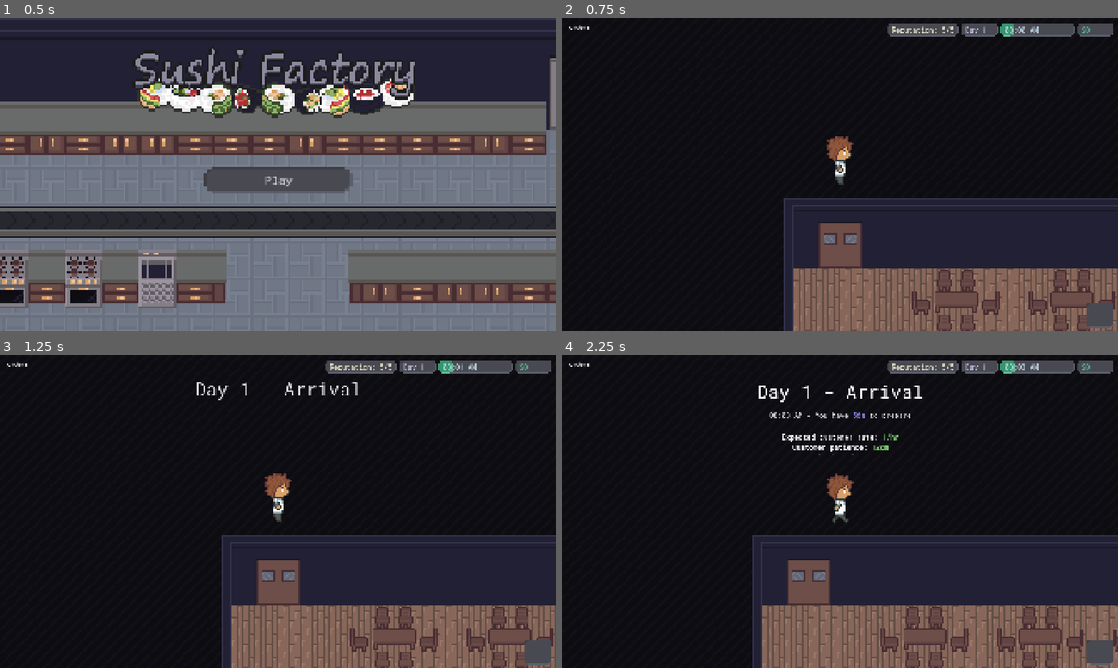
Above: before the commit, frames 1-4 (two rows, left to right).
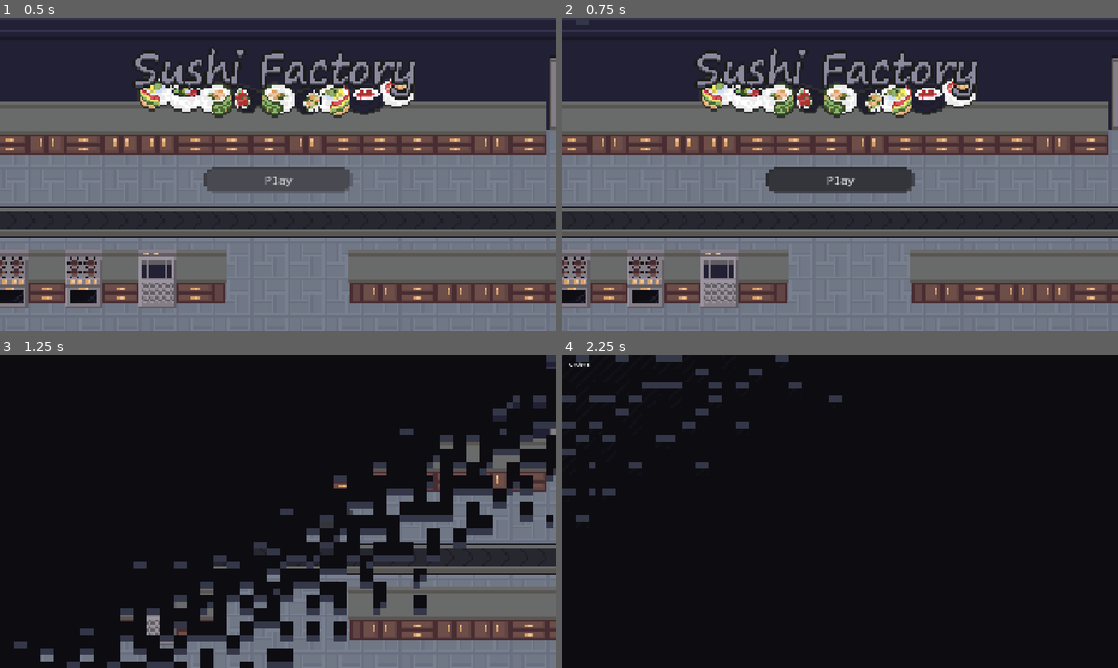
Above: after the commit, the same moments.

Repository: Glitch752/SushiFactory
Game: Godot game, scene res://Menu.tscn
Same seed, same stepped clock (60 frames per second), same inputs: the game is played once before the commit and once after it.
Inputs (mouse positions are in pixels of both pictures, inside the frame that each line leads up to):
- Up to frame 1 (0.5 s): no input
- Up to frame 2 (0.75 s): click "Play" at 0.5 s
- Up to frame 3 (1.25 s): no input
- Up to frame 4 (2.25 s): click (840, 517) at 1.25 s, where only the run after the commit has a clickable "Play"; tap Enter at 2 s; move the mouse to (962, 495) at 2.02 s; hold D (move_right) from 2.03 s (still down); hold E (interact) from 2.03 s (still down); click (962, 495) at 2.17 s

Frame 1 is identical in both runs. In frame 2, 91% of the frame differs, in the area x 0-100%, y 0-100%; in frame 3, 32%; in frame 4, 32%.

Commit message:
Fancy scene transition shader!!

Diff:
--- a/scripts/day_manager_singleton.gd
+++ b/scripts/day_manager_singleton.gd
@@ -77,7 +77,7 @@
         time_of_day += delta * TIME_FACTOR
 
         if previous_time < 9.0 and time_of_day >= 9.0:
-            # At 9 AM, the store opens.
+            # At 9 AM, the restaurant opens.
             LevelInterfaceSingleton.notify_store_open()
 
             CustomerManagerSingleton.store_opened()
--- a/scripts/menu/play.gd
+++ b/scripts/menu/play.gd
@@ -1,4 +1,14 @@
 extends Button
 
+const ShaderSceneTransition = preload("res://ui/ShaderSceneTransition.tscn")
+const LevelScene = preload("res://Level.tscn")
+
 func _on_pressed():
-    get_tree().change_scene_to_file("res://Level.tscn")
+    var transition = ShaderSceneTransition.instantiate()
+    get_tree().root.add_child(transition)
+    await transition.wipe_to_black()
+
+    get_tree().change_scene_to_packed(LevelScene)
+
+    await transition.wipe_from_black()
+    transition.queue_free()
--- a/ui/DayNotificationUI.tscn
+++ b/ui/DayNotificationUI.tscn
@@ -52,7 +52,7 @@
 size_flags_vertical = 0
 theme_override_font_sizes/normal_font_size = 24
 bbcode_enabled = true
-text = "8:00 AM - Store opens in [color=#9999ff]1:00[/color]"
+text = "8:00 AM - Restaurant opens in [color=#9999ff]1:00[/color]"
 fit_content = true
 horizontal_alignment = 1
 
--- a/ui/LevelInterface.tscn
+++ b/ui/LevelInterface.tscn
@@ -97,7 +97,7 @@
 [node name="Time" type="PanelContainer" parent="InfoDisplays"]
 custom_minimum_size = Vector2(256, 48)
 layout_mode = 2
-tooltip_text = "The current time. The store is open from 9:00 AM to 5:00 PM."
+tooltip_text = "The current time. The restaurant is open from 9:00 AM to 5:00 PM."
 
 [node name="TimeProgress" type="ProgressBar" parent="InfoDisplays/Time"]
 unique_name_in_owner = true
--- /dev/null
+++ b/ui/ShaderSceneTransition.gdshader
@@ -0,0 +1,71 @@
+shader_type canvas_item;
+
+// 0..1 wipe position
+uniform float progress: hint_range(0.0, 1.0) = 0.0;
+// The size of logical pixels in screen pixels
+uniform float pixel_size = 4.0;
+// A repeating dither texture (maybe blue noise?)
+uniform sampler2D dither_tex: hint_default_white, filter_nearest, repeat_enable;
+// The dimension of the dither texture in pixels
+uniform float dither_tex_size = 32.0;
+// Higher creates a sharper front and lower creates a fuzzier one
+uniform float edge_multiplier = 5.0;
+
+// Color to wipe from
+uniform vec3 color_from: source_color = vec3(0.0, 0.0, 0.0);
+// The shadow color
+uniform vec3 shadow_color: source_color = vec3(0.0, 0.0, 0.0);
+// The offset of the shadow in logical pixels
+uniform vec2 shadow_offset = vec2(1.0, 1.0);
+
+// Wipe direction in screen space, e.g. (1,0) is left to right, (0,1) is top to bottom, and (1,1) is diagonal TL to BR
+uniform vec2 direction = vec2(1.0, 0.0);
+
+float sample_dither(vec2 pixel_pos) {
+    // Use texture with nearest filtering to preserve pixel look
+    return texture(dither_tex, (floor(pixel_pos / 2.0) + 0.5) / dither_tex_size).r;
+}
+
+float ease(float t) {
+    return t * t * (3.0 - 2.0 * t);
+}
+
+void fragment() {
+    vec2 uv = UV;
+    vec2 pixel_pos = floor(uv / SCREEN_PIXEL_SIZE / pixel_size);
+    vec2 quantized_uv = pixel_pos * pixel_size * SCREEN_PIXEL_SIZE + SCREEN_PIXEL_SIZE * 0.5;
+    vec2 dir = normalize(direction);
+
+    // Calculate the projected min and max positions for the screen corners in the wipe direction
+    float min_proj = dot(vec2(0.0, 0.0), dir);
+    float max_proj = dot(vec2(1.0, 1.0), dir);
+    if (min_proj > max_proj) {
+        float tmp = min_proj;
+        min_proj = max_proj;
+        max_proj = tmp;
+    }
+
+    // Project the pixel position onto the wipe direction and normalize to 0..1
+    float pos = (dot(quantized_uv, dir) - min_proj) / (max_proj - min_proj);
+
+    // Increase progress based on edge_multiplier so we go fully from 0 to 1 over the distance of the screen diagonal
+    float adjusted_progress = progress + progress / edge_multiplier;
+
+    float edge = clamp((adjusted_progress - pos) * edge_multiplier, 0.0, 1.0);
+    float dither = sample_dither(pixel_pos) * (254. / 255.);
+
+    // Shadow
+    vec2 shadow_pixel_pos = pixel_pos - shadow_offset;
+    vec2 shadow_uv = shadow_pixel_pos * pixel_size * SCREEN_PIXEL_SIZE + SCREEN_PIXEL_SIZE * 0.5;
+    float shadow_pos = (dot(shadow_uv, dir) - min_proj) / (max_proj - min_proj);
+    float shadow_edge = clamp((adjusted_progress - shadow_pos) * edge_multiplier, 0.0, 1.0);
+    float shadow_dither = sample_dither(shadow_pixel_pos) * (254. / 255.);
+
+    if(dither < ease(edge)) {
+        COLOR = vec4(color_from, 1.0);
+    } else if(shadow_dither < ease(shadow_edge)) {
+        COLOR = vec4(shadow_color, 1.0);
+    } else {
+        COLOR = vec4(0.0, 0.0, 0.0, 0.0);
+    }
+}
--- /dev/null
+++ b/ui/ShaderSceneTransition.tscn
@@ -0,0 +1,29 @@
+[gd_scene load_steps=5 format=3 uid="uid://cw5k5v87hfin7"]
+
+[ext_resource type="Shader" uid="uid://bhd3gvbbuqjif" path="res://ui/ShaderSceneTransition.gdshader" id="1_hcgrb"]
+[ext_resource type="Script" uid="uid://oidabv47ni67" path="res://ui/shader_scene_transition.gd" id="1_w6deh"]
+[ext_resource type="Texture2D" uid="uid://blriyr5uejhx4" path="res://ui/blueNoise.png" id="2_o5kpw"]
+
+[sub_resource type="ShaderMaterial" id="ShaderMaterial_o5kpw"]
+shader = ExtResource("1_hcgrb")
+shader_parameter/progress = 0.618
+shader_parameter/pixel_size = 4.0
+shader_parameter/dither_tex = ExtResource("2_o5kpw")
+shader_parameter/dither_tex_size = 32.0
+shader_parameter/edge_multiplier = 2.5
+shader_parameter/color_from = Color(0.0509804, 0.0470588, 0.0666667, 1)
+shader_parameter/shadow_color = Color(0.20288, 0.21537, 0.281355, 1)
+shader_parameter/shadow_offset = Vector2(0, 1)
+shader_parameter/direction = Vector2(1, 1)
+
+[node name="ShaderSceneTransition" type="CanvasLayer"]
+script = ExtResource("1_w6deh")
+
+[node name="ColorRect" type="ColorRect" parent="."]
+texture_filter = 1
+material = SubResource("ShaderMaterial_o5kpw")
+anchors_preset = 15
+anchor_right = 1.0
+anchor_bottom = 1.0
+grow_horizontal = 2
+grow_vertical = 2
--- a/ui/day_notification_ui.gd
+++ b/ui/day_notification_ui.gd
@@ -38,11 +38,11 @@
 
 func update_time(new_time: float):
     if event == DayEvent.CLOSING:
-        timeTitle.text = "%s - Store closed" % DayManagerSingleton.format_time_of_day()
+        timeTitle.text = "%s - Restaurant closed" % DayManagerSingleton.format_time_of_day()
     elif event == DayEvent.ARRIVAL:
         timeTitle.text = "%s - You have [color=#9999ff]%s[/color] to prepare" % [DayManagerSingleton.format_time_of_day(), DayManagerSingleton.format_duration(9.0 - new_time)]
     else:
-        timeTitle.text = "%s - Store closes in [color=#9999ff]%s[/color]" % [DayManagerSingleton.format_time_of_day(), DayManagerSingleton.format_duration(17.0 - new_time)]
+        timeTitle.text = "%s - Restaurant closes in [color=#9999ff]%s[/color]" % [DayManagerSingleton.format_time_of_day(), DayManagerSingleton.format_duration(17.0 - new_time)]
 
 # func _input(ev):
 #     # For debugging: on pressing 1, reaniamte
--- /dev/null
+++ b/ui/shader_scene_transition.gd
@@ -0,0 +1,17 @@
+extends CanvasLayer
+
+@onready var mat: ShaderMaterial = $ColorRect.material
+
+func wipe_to_black(duration := 1.25):
+    mat.set_shader_parameter("direction", Vector2(1, 1))
+    mat.set_shader_parameter("progress", 0.0)
+    var t = get_tree().create_tween()
+    t.tween_property(mat, "shader_parameter/progress", 1.0, duration).set_trans(Tween.TRANS_QUAD).set_ease(Tween.EASE_IN_OUT)
+    await t.finished
+
+func wipe_from_black(duration := 1.25):
+    mat.set_shader_parameter("direction", Vector2(-1, -1))
+    mat.set_shader_parameter("progress", 1.0)
+    var t = get_tree().create_tween()
+    t.tween_property(mat, "shader_parameter/progress", 0.0, duration).set_trans(Tween.TRANS_QUAD).set_ease(Tween.EASE_IN_OUT)
+    await t.finished
Not shown, added: ui/ShaderSceneTransition.gdshader.uid
Binary file added: ui/blueNoise.png
Not shown, added: ui/blueNoise.png.import
Not shown, added: ui/shader_scene_transition.gd.uid
